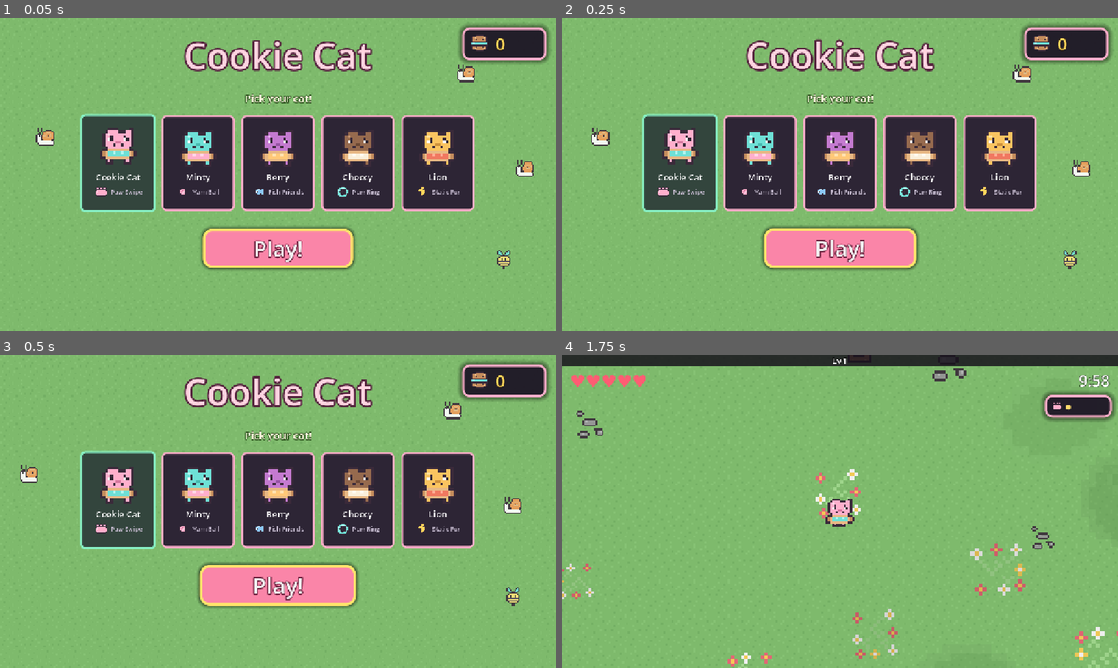
Above: before the commit, frames 1-4 (two rows, left to right).
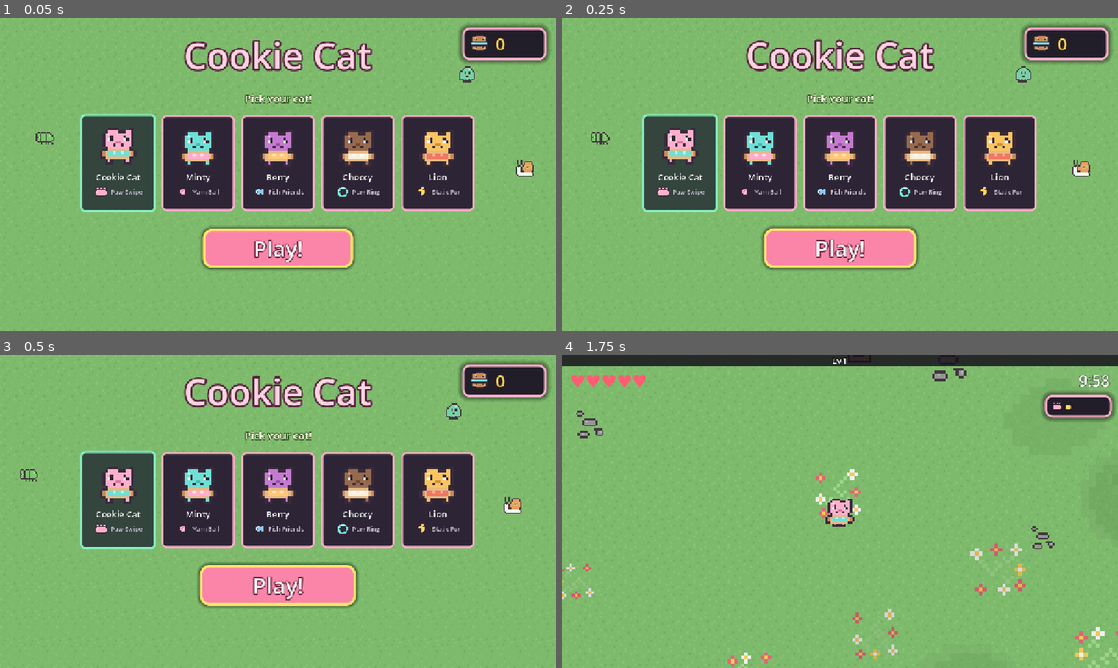
Above: after the commit, the same moments.

Repository: lukew-cogapp/cookie-cat
Game: Godot game, scene res://scenes/start_screen.tscn
Two runs of this game, one before a commit and one after it. Both use one fixed random seed, a clock stepped at 60 frames per second and the inputs below.
Inputs (mouse positions are in pixels of both pictures, inside the frame that each line leads up to):
- Up to frame 1 (0.05 s): no input
- Up to frame 2 (0.25 s): no input
- Up to frame 3 (0.5 s): no input
- Up to frame 4 (1.75 s): click "Play!" at 0.5 s; tap Enter at 1.25 s; move the mouse to (962, 495) at 1.27 s; hold D (move_right) from 1.28 s (still down); tap Space (confirm) at 1.35 s; click (962, 495) at 1.42 s

The runs differ from the first frame. In frame 1, 0.4% of the frame differs, in the area x 6-92%, y 14-81%; in frame 2, 0.4%, in the area x 5-93%, y 14-81%; in frame 3, 0.4%; in frame 4, nothing differs.

Commit message:
Make the returning weapon a feather wand on a string
A boomerang's V was illegible at this size, reading as a slug, a boot, a
blob and a tick. A feather wand is a cat toy, and the string is what
explains the return.

Diff:
--- a/scripts/tuning.gd
+++ b/scripts/tuning.gd
@@ -208,9 +208,10 @@
 	},
 	"boomer":
 	{
-		"name": "Boomerang Fish",
-		## Out and back, hitting on both legs. The only weapon that rewards
-		## letting a bug approach: it is worth twice as much on the return.
+		"name": "Feather Wand",
+		## Out and back on its string, hitting on both legs. The only weapon
+		## that rewards letting a bug approach: it is worth twice as much on
+		## the way home.
 		"kind": "boomer",
 		"damage": 6.0,
 		"cooldown": 1.5,
@@ -293,6 +294,13 @@
 const SHOT_TRAIL := 16.0
 const SHOT_TRAIL_WIDTH := 4.0
 const SHOT_TRAIL_COLOUR := Color(1.0, 0.85, 0.92, 0.4)
+## Per-kind trail tints, in SHOT_KINDS order, so a grey mouse does not fly a
+## pink streak. The boomerang overrides these per leg (BOOMER_TRAIL_*).
+const SHOT_TRAIL_COLOURS := [
+	Color(1.0, 0.85, 0.92, 0.4),
+	Color(0.9, 0.9, 0.95, 0.35),
+	Color(0.65, 0.9, 1.0, 0.45),
+]
 ## A boomerang within this of the cat has been caught.
 const BOOMER_CATCH_RADIUS := 22.0
 ## Crumbs hurt over time like a puddle, so their listed damage is a rate.
@@ -337,6 +345,8 @@
 	{"name": "Wasp", "hp": 10.0, "speed": 104.0, "damage": 1.0, "radius": 8.5, "xp": 3, "gem_up": 0.1, "knock": 60.0},
 	{"name": "Slime", "hp": 22.0, "speed": 52.0, "damage": 1.0, "radius": 11.0, "xp": 3, "gem_up": 0.12, "knock": 34.0},
 	{"name": "Big Bug", "hp": 340.0, "speed": 44.0, "damage": 1.0, "radius": 26.0, "xp": 60, "gem_up": 0.8, "knock": 6.0},
+	{"name": "Spider", "hp": 12.0, "speed": 92.0, "damage": 1.0, "radius": 9.0, "xp": 3, "gem_up": 0.1, "knock": 42.0},
+	{"name": "Dung Beetle", "hp": 26.0, "speed": 40.0, "damage": 1.0, "radius": 11.0, "xp": 5, "gem_up": 0.16, "knock": 18.0},
 ]
 const ENEMY_MAX := 220
 ## Past this from the player an enemy is forgotten. Over a screen and a half,
@@ -354,8 +364,52 @@
 	"res://assets/wasp.png",
 	"res://assets/slime.png",
 	"res://assets/big.png",
+	"res://assets/spider.png",
+	"res://assets/dung.png",
 ]
 const SWARM_SEED := 20260831
+
+# --- Spider and dung beetle ---
+## The spider scuttles: full speed in bursts, near-still between them. The
+## listed speed is the burst, so the no-bug-outruns-the-cat rule still holds.
+const SPIDER_SCUTTLE_CYCLE := 1.1
+## Fraction of each cycle spent moving.
+const SPIDER_SCUTTLE_DUTY := 0.45
+## Pace between bursts. Not zero: a bug frozen mid-walk reads as a hang.
+const SPIDER_PAUSE_PACE := 0.12
+
+## The dung beetle is the first bug that hurts the cat without touching it, so
+## every number here is about being dodgeable: it stands off, shivers in plain
+## view before each lob, and the ball flies slower than the cat walks.
+const DUNG_FIRE_RANGE := 240.0
+## It stops closing here, so it reads as a thrower rather than a biter.
+const DUNG_STAND_RANGE := 150.0
+## Longer than mercy time, so one beetle cannot chain hits.
+const DUNG_FIRE_COOLDOWN := 2.8
+## The wind-up shiver before each lob. A five-year-old cannot dodge a shot
+## that appears from nothing.
+const DUNG_TELEGRAPH := 0.7
+const DUNG_WOBBLE := 0.22
+const DUNG_WOBBLE_RATE := 26.0
+
+## Poop balls: pooled rows in swarm.gd, drawn by one MultiMesh, like the bugs.
+const POOP_MAX := 64
+const POOP_SPEED := 88.0
+const POOP_DAMAGE := 1.0
+const POOP_HIT_RADIUS := 8.0
+## Long enough to reach the cat from the far edge of the fire range.
+const POOP_LIFE := 3.2
+const POOP_DRAW_SIZE := 14.0
+const POOP_SPIN := 6.0
+const POOP_ART := "res://assets/poop.png"
+
+
+## The spider's speed multiplier at time `t`, one burst per cycle.
+func spider_pace(t: float) -> float:
+	var phase := fmod(t, SPIDER_SCUTTLE_CYCLE)
+	if phase < SPIDER_SCUTTLE_CYCLE * SPIDER_SCUTTLE_DUTY:
+		return 1.0
+	return SPIDER_PAUSE_PACE
 
 # --- Waves ---
 ## One entry per minute of the run: which kinds spawn, how often, and how many
@@ -369,10 +423,10 @@
 	{"kinds": [0, 1], "interval": 1.0, "min_alive": 25},
 	{"kinds": [1, 3], "interval": 0.9, "min_alive": 34},
 	{"kinds": [1, 2, 3], "interval": 0.8, "min_alive": 46},
-	{"kinds": [0, 3, 4], "interval": 0.7, "min_alive": 60},
-	{"kinds": [1, 2, 4], "interval": 0.65, "min_alive": 78},
-	{"kinds": [1, 2, 3, 4], "interval": 0.6, "min_alive": 98},
-	{"kinds": [0, 1, 2, 3, 4], "interval": 0.55, "min_alive": 124},
+	{"kinds": [0, 3, 4, 6], "interval": 0.7, "min_alive": 60},
+	{"kinds": [1, 2, 4, 7], "interval": 0.65, "min_alive": 78},
+	{"kinds": [1, 2, 3, 4, 6, 7], "interval": 0.6, "min_alive": 98},
+	{"kinds": [0, 1, 2, 3, 4, 6, 7], "interval": 0.55, "min_alive": 124},
 ]
 ## Spawns land on a ring just off screen. Slightly wider than the corner of a
 ## 1280x720 viewport, so nothing appears in front of the player.
@@ -482,6 +536,27 @@
 const FX_BOLT_STEPS := 6
 const FX_BOLT_JAG := 11.0
 const FX_BOLT_FLASH := 9.0
+## Second-pass effects: an impact star where a hit lands, the boomerang's
+## turn, and the catch as it comes home.
+const FX_HIT := 3
+const FX_TWIRL := 4
+const FX_CATCH := 5
+const FX_TIME_HIT := 0.14
+const FX_TIME_TWIRL := 0.22
+const FX_TIME_CATCH := 0.28
+## The impact star: short spokes flaring out of the hit point, tinted per
+## weapon, so different toys connecting read as different touches.
+const HIT_FX_SIZE := 9.0
+const HIT_FX_SPOKES := 4
+const HIT_FX_WIDTH := 2.0
+## A swipe through a crowd caps its stars, or one paw fills the fx pool.
+const HIT_FX_PER_SWIPE := 3
+const HIT_TINTS := {
+	"paw": Color(1.0, 0.95, 0.7),
+	"yarn": Color(1.0, 0.72, 0.85),
+	"mouse": Color(0.88, 0.86, 0.92),
+	"boomer": Color(0.65, 0.9, 1.0),
+}
 ## Popped bugs within this window count towards the cheer.
 const COMBO_WINDOW := 4.0
 const COMBO_EVERY := 25
@@ -556,6 +631,91 @@
 const COMBO_RING_RADIUS := 34.0
 const COMBO_RING_SPEED := 110.0
 
+
+# --- Boomerang feel ---
+## The fish tumbles as it flies: below about 12 rad/s a 16px sprite at 60fps
+## reads as wobbling, not spinning.
+const BOOMER_SPIN := 16.0
+## A longer streak than other shots, and a different tint per leg: cool going
+## out, gold coming home, because the return is the leg that pays twice.
+const BOOMER_TRAIL := 26.0
+const BOOMER_TRAIL_OUT := Color(0.65, 0.9, 1.0, 0.45)
+const BOOMER_TRAIL_BACK := Color(1.0, 0.85, 0.45, 0.6)
+## A small flash where the fish turns, so the far point of the throw reads.
+const TWIRL_RADIUS := 16.0
+## The catch ring closes onto the cat rather than expanding, which is what
+## makes it read as caught rather than as another blast.
+const CATCH_RADIUS := 24.0
+const CATCH_PUFFS := 4
+
+# --- Crumb trail look ---
+const ZONE_MILK := 0
+const ZONE_CRUMB := 1
+## Biscuit tones from the cat's own sandwich, so crumbs read as food.
+const CRUMB_COLOUR := Color(0.77, 0.55, 0.36)
+const CRUMB_LIGHT := Color(0.91, 0.72, 0.52)
+const CRUMB_OUTLINE := Color(0.23, 0.16, 0.23, 0.85)
+## Crumbs per drop. They vanish one by one as the drop's life runs out, so a
+## trail being eaten empties visibly.
+const CRUMB_COUNT := 5
+const CRUMB_SIZE := 3.2
+## How far crumbs scatter, as a fraction of the zone radius.
+const CRUMB_SPREAD := 0.6
+## A bitten pile jiggles this long, which is the "being eaten" read.
+const CRUMB_BITE_TIME := 0.3
+const CRUMB_JIGGLE := 1.6
+const CRUMB_JIGGLE_RATE := 34.0
+const CRUMB_PUFF_COUNT := 3
+const CRUMB_PUFF_SPEED := 45.0
+## Minimum seconds between nibble puffs, or a crowd on a trail is a blizzard.
+const CRUMB_PUFF_GAP := 0.35
+
+# --- Finding the cat ---
+## At minute eight the screen holds a hundred bugs, and the cat has to stay
+## findable without per-bug cost: a ground shadow and a soft halo under the
+## cat, and one modulate on each enemy MultiMesh node.
+const PLAYER_SHADOW_COLOUR := Color(0.1, 0.08, 0.12, 0.3)
+const PLAYER_SHADOW_RADIUS := 12.0
+const PLAYER_SHADOW_SQUASH := 0.38
+const PLAYER_SHADOW_DROP := 14.0
+## Layered translucent discs fake a glow; alpha stacks towards the centre.
+const PLAYER_HALO_COLOUR := Color(1.0, 0.97, 0.75, 0.13)
+const PLAYER_HALO_RINGS := 3
+const PLAYER_HALO_RADIUS := 26.0
+const PLAYER_HALO_STEP := 0.3
+const PLAYER_HALO_PULSE := 0.07
+const PLAYER_HALO_RATE := 2.6
+## Enough to hand the cat the brightest pixels on screen, not enough to mud
+## the bug art. The hit flash still blows past it to white.
+const ENEMY_DIM := Color(0.88, 0.88, 0.93)
+
+# --- Audio feel ---
+## Random pitch spread on the spammy cues. Identical samples at ten a second
+## machine-gun; jingles (level up, chest) stay fixed on purpose, like an alarm.
+const AUDIO_VARY := 0.07
+## While a big cue plays, the spammy cues drop by this much, so a level-up is
+## heard over a hundred pops.
+const AUDIO_DUCK_DB := -8.0
+const AUDIO_DUCK_TIME := 0.5
+const AUDIO_BIG_CUES := ["level_up", "hurt", "heal", "chest", "boss", "win", "run_over", "pop_big"]
+## Pops the throttle swallowed are banked; every so many earn one deep pop
+## that cuts through, so mowing a crowd sounds bigger rather than busier.
+const POP_BIG_EVERY := 8
+const POP_BIG_GAP := 0.8
+## Per-weapon pitch over the shared shoot and hit cues, so ten toys are not
+## one click. Big and slow sits low; small and quick sits high.
+const WEAPON_VOICE := {
+	"paw": 0.9,
+	"yarn": 1.25,
+	"purr": 1.0,
+	"fish": 1.0,
+	"mouse": 0.75,
+	"milk": 0.85,
+	"zap": 1.4,
+	"boomer": 0.65,
+	"trail": 1.1,
+	"nap": 0.55,
+}
 
 # --- Touch ---
 ## The on-screen thumbstick, for phones and tablets. It appears wherever the
@@ -821,7 +981,9 @@
 			"res://assets/ground_ice.png",
 			"res://assets/ground_drift.png",
 			"res://assets/ground_cracks.png",
-			"res://assets/ground_rocks.png",
+			## The garden's stones as they are: grey reads as rock on snow,
+			## where a darker recolour read as a bug at a glance.
+			"res://assets/ground_stones.png",
 		],
 		"ground_weights": [0.30, 0.32, 0.22, 0.16],
 		"ground_scale": [1.7, 1.5, 0.9, 0.55],
Binary file changed: assets/boomer.png
Binary file changed: assets/icon_boomer.png
Not shown, changed: scripts/tools/make_art.py
